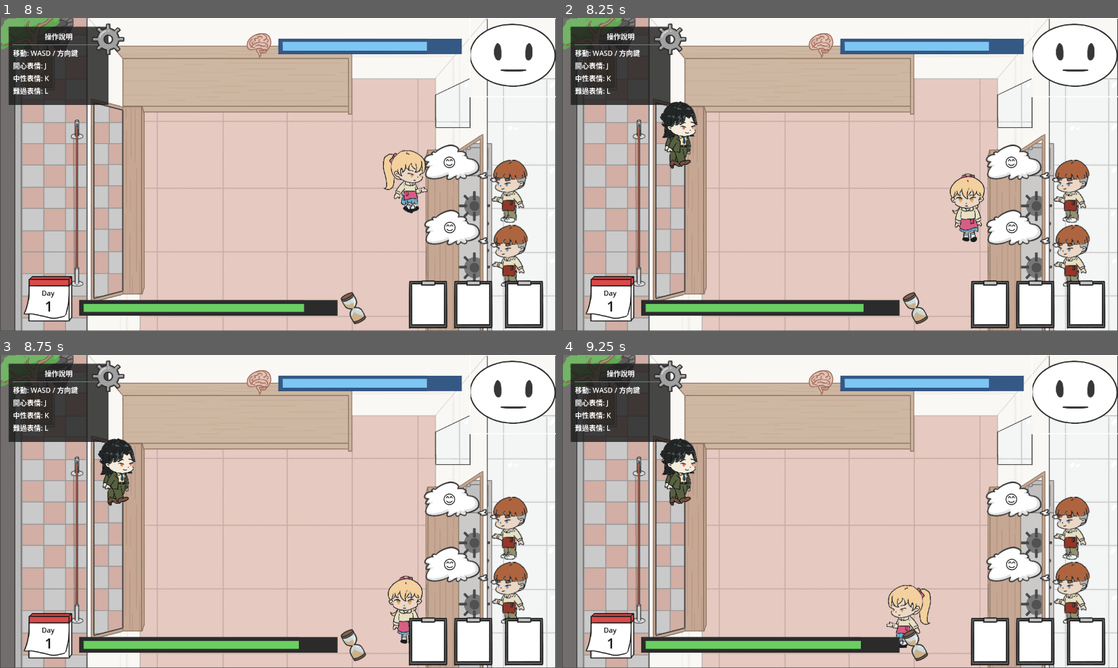
Above: before the commit, frames 1-4 (two rows, left to right).
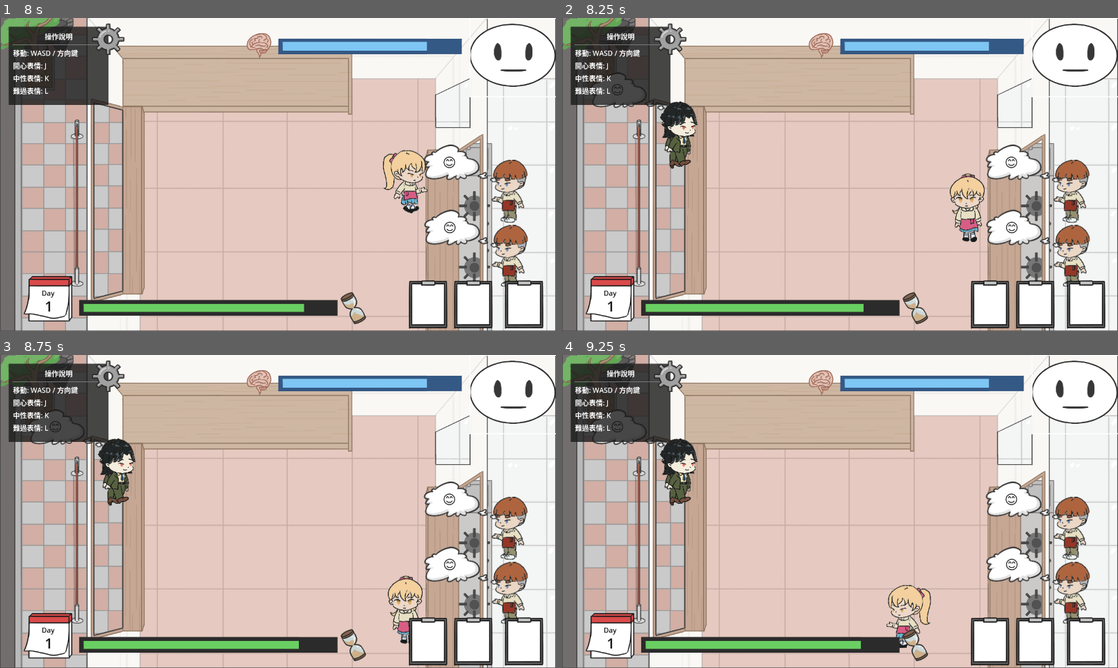
Above: after the commit, the same moments.

Repository: darkbtf/game-jam-2026-kcl
Game: Godot game, scene res://Scenes/main.tscn
Two runs of this game, one before a commit and one after it. Both use one fixed random seed, a clock stepped at 60 frames per second and the inputs below.
Inputs:
- Up to frame 1 (8 s): tap Enter at 0.5 s; hold D (move_right) 0.53-1.28 s; hold J (expression_happy) 0.53-1.28 s; hold S (move_down) 1.28-2.03 s; tap K (expression_neutral) at 1.35, 5.85 s; hold D (move_right) 2.03-2.78 s; hold L (expression_sad) 2.03-2.78 s; hold W (move_up) 2.78-3.53 s; tap Shift (run) at 2.85, 7.35 s; hold A (move_left) 3.53-5.03 s; tap N at 3.6 s; tap R at 4.35 s; hold S (move_down) 5.03-5.78 s; hold J (expression_happy) 5.03-5.78 s; hold D (move_right) 5.78-6.53 s; hold W (move_up) 6.53-7.28 s; hold L (expression_sad) 6.53-7.28 s; hold D (move_right) from 7.28 s (still down)
- Up to frame 2 (8.25 s): release D (move_right) at 8.03 s; hold S (move_down) from 8.03 s (still down); tap N at 8.1 s
- Up to frame 3 (8.75 s): keep holding S (move_down)
- Up to frame 4 (9.25 s): release S (move_down) at 8.78 s; hold A (move_left) from 8.78 s (still down); tap R at 8.85 s

Frame 1 is identical in both runs. In frame 2, 0.2% of the frame differs, in the area x 5-19%, y 17-30%; in frame 3, 0.2%; in frame 4, 0.2%.

Commit message:
update: 移除 AI 素材，調整路徑，刪除不使用的程式

Diff:
--- a/Scenes/main.tscn
+++ b/Scenes/main.tscn
@@ -33,6 +33,17 @@
 
 [sub_resource type="RectangleShape2D" id="RectangleShape2D_fevyy"]
 size = Vector2(148, 102.5)
+
+[sub_resource type="GDScript" id="GDScript_wsu2k"]
+script/source = "extends Control
+
+# 表情面板腳本 - 用於繪製框線
+func _draw():
+	# 繪製白色框線
+	var border_width = 2.0
+	var rect = Rect2(Vector2.ZERO, size)
+	draw_rect(rect, Color.WHITE, false, border_width)
+"
 
 [node name="Main" type="Node2D"]
 script = ExtResource("11")
@@ -138,6 +149,9 @@
 offset_right = 79.0
 offset_bottom = 81.0
 
+[node name="PlayerFacePanel" parent="CanvasLayer/UI/TopRightUI" index="2"]
+script = SubResource("GDScript_wsu2k")
+
 [node name="SanIcon" parent="CanvasLayer/UI/TopRightUI" index="3"]
 layout_mode = 0
 anchors_preset = 0
--- a/Scenes/ui.tscn
+++ b/Scenes/ui.tscn
@@ -1,14 +1,12 @@
-[gd_scene load_steps=13 format=3 uid="uid://ui"]
+[gd_scene load_steps=11 format=3 uid="uid://ui"]
 
 [ext_resource type="Script" uid="uid://dge7yvkxru2xr" path="res://Scripts/ui_manager.gd" id="1"]
-[ext_resource type="Script" path="res://Scripts/face_panel.gd" id="2"]
 [ext_resource type="Texture2D" uid="uid://ctkje7j2njh5t" path="res://Assets/san.png" id="2_smcll"]
 [ext_resource type="Texture2D" uid="uid://bsbwfxcikp7qy" path="res://Assets/san_progress.png" id="3_nt8jn"]
 [ext_resource type="Texture2D" uid="uid://bcmyrob25k7l6" path="res://Assets/time.png" id="3_ryf15"]
 [ext_resource type="Texture2D" uid="uid://cwv7ivyi1xl70" path="res://Assets/timer_high.png" id="5_g0wmg"]
 [ext_resource type="Texture2D" uid="uid://18u0cjfrgryl" path="res://Assets/date.PNG" id="6_mmixe"]
 [ext_resource type="Texture2D" uid="uid://du6guwl63u351" path="res://Assets/face_player.PNG" id="7_smcll"]
-[ext_resource type="Texture2D" uid="uid://b8rbh2j6dbdur" path="res://Assets/face_normal.png" id="8_4vbiv"]
 [ext_resource type="Texture2D" uid="uid://ces1crln8frug" path="res://Assets/san_icon.PNG" id="8_mmixe"]
 [ext_resource type="Texture2D" uid="uid://dr7owlh4waayc" path="res://Assets/setting.png" id="8_ryf15"]
 [ext_resource type="Texture2D" uid="uid://doesrvdyg6ygh" path="res://Assets/time_icon.PNG" id="9_mmixe"]
@@ -132,11 +130,9 @@
 offset_right = 297.0
 offset_bottom = 178.0
 grow_horizontal = 0
-script = ExtResource("2")
 
 [node name="Face" type="Sprite2D" parent="TopRightUI/PlayerFacePanel"]
 position = Vector2(100, 90)
-texture = ExtResource("8_4vbiv")
 
 [node name="SanIcon" type="Control" parent="TopRightUI"]
 layout_mode = 1
--- a/Scripts/customer.gd
+++ b/Scripts/customer.gd
@@ -22,6 +22,8 @@
 var qte_timer: float = 0.0
 var qte_switch_interval: float = 0.5  # 每0.5秒切換一次
 
+var order_status = false # 確認是否點餐完畢
+
 signal order_started(customer_id)
 signal order_completed(customer_id, success: bool)
 signal qte_item_changed(item: String)
@@ -37,14 +39,9 @@
 
 	# 確保所有視覺元素可見並設置正確的 z_index
 
-	if has_node("Sprite2D"):
-		var sprite = $Sprite2D
-		sprite.z_index = 3
-		sprite.z_as_relative = false
-
 	if has_node("Bubble"):
 		var bubble = $Bubble
-		bubble.visible = false  # 默認隱藏，需要時再顯示
+		bubble.visible = true
 		bubble.z_index = 10
 		bubble.z_as_relative = false
 
@@ -127,6 +124,7 @@
 func complete_order(player_expression: GameManager.MaskType) -> bool:
 	is_ordering = false
 	qte_active = false
+	order_status = true
 
 	var success = false
 	if player_expression == desired_expression:
--- a/Scripts/face_panel.gd
+++ /dev/null
@@ -1,8 +0,0 @@
-extends Control
-
-# 表情面板腳本 - 用於繪製框線
-func _draw():
-	# 繪製白色框線
-	var border_width = 2.0
-	var rect = Rect2(Vector2.ZERO, size)
-	draw_rect(rect, Color.WHITE, false, border_width)
--- a/Scripts/interaction_manager.gd
+++ b/Scripts/interaction_manager.gd
@@ -43,7 +43,7 @@
 	if not queue_manager:
 		return null
 
-	var min_distance = 100.0
+	var min_distance = 130.0
 	var closest_customer = null
 
 	for customer in queue_manager.customers:
--- a/Scripts/scoreboard.gd
+++ b/Scripts/scoreboard.gd
@@ -5,8 +5,8 @@
 
 @onready var win_content: Control = $WinContent
 @onready var lose_content: Control = $LoseContent
-@onready var level_digit1_label: Label = $WinContent/LevelDigit1Label
-@onready var level_digit2_label: Label = $WinContent/LevelDigit2Label
+@onready var level_digit1_label: Label = $LevelDigit1Label
+@onready var level_digit2_label: Label = $LevelDigit2Label
 @onready var good_count_label: Label = $WinContent/GoodCountLabel
 @onready var bad_count_label: Label = $WinContent/BadCountLabel
 
Binary file removed: Assets/customer_local_aunt.png
Not shown, removed: Assets/customer_local_aunt.png.import
Binary file removed: Assets/customer_salary_man.png
Not shown, removed: Assets/customer_salary_man.png.import
Binary file removed: Assets/customer_shy_student.png
Not shown, removed: Assets/customer_shy_student.png.import
Not shown: 1 places in Scenes/main.tscn that only renumber resources
Not shown, removed: Scripts/face_panel.gd.uid
Not shown, changed: export_presets.cfg
